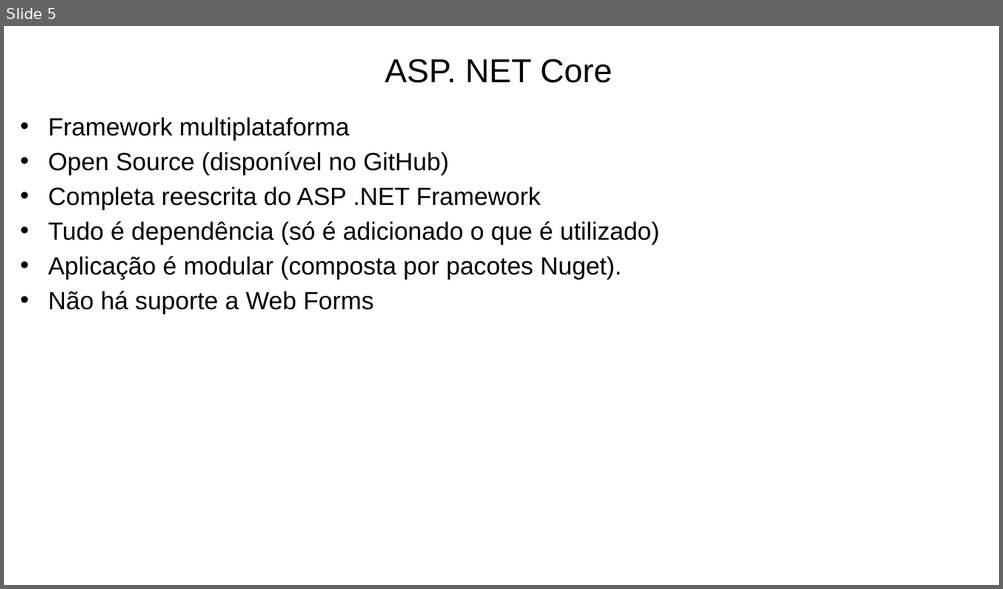
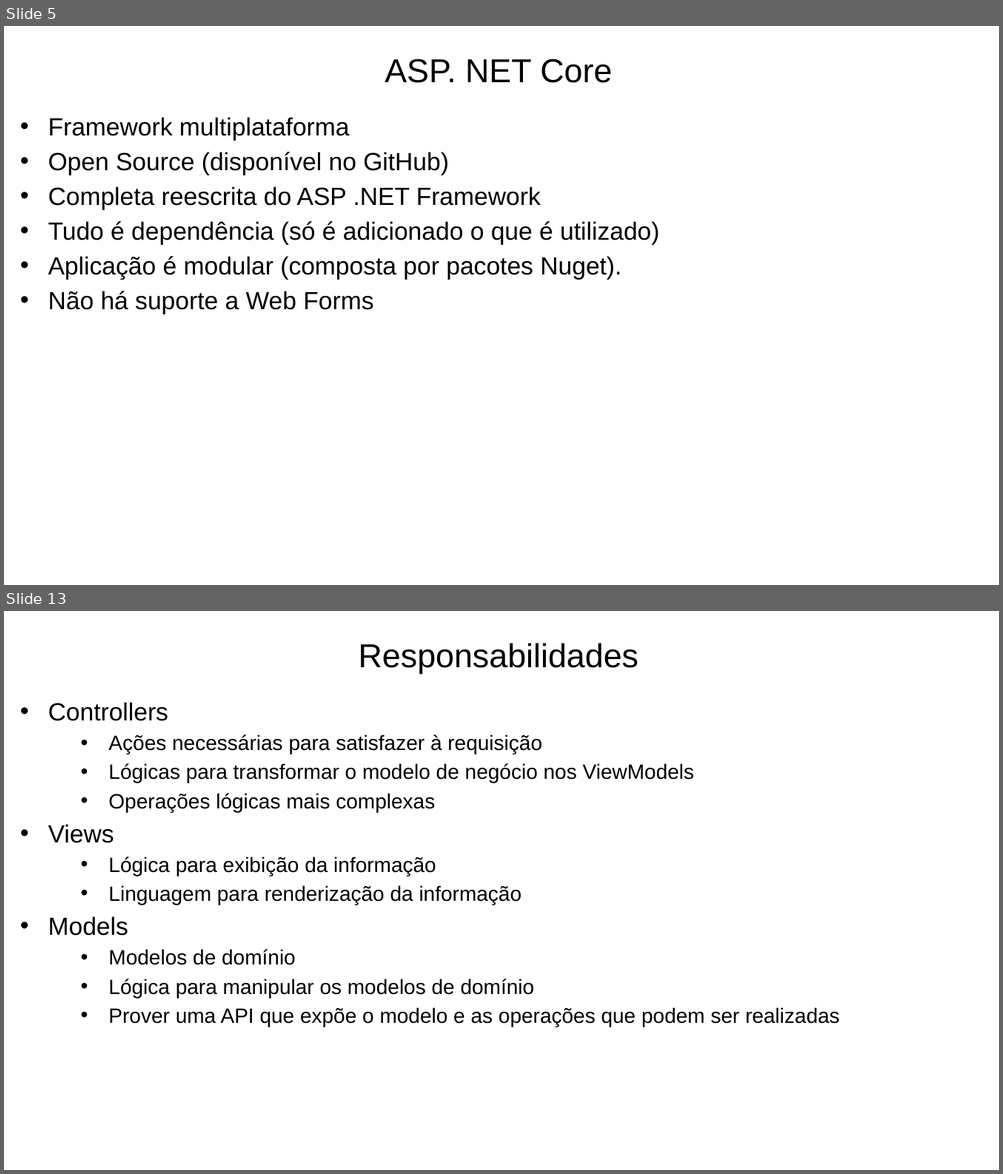
Before and after one commit to prodest/workshop-aspnet-core-mvc, a slide deck: workshop-aspnet-core-mvc.pptx. Shown one above the other, each under a label of ours: slide 5 before the commit, slides 5 and 13 after it; the slides between them are not shown. The pictures are 1003x589 and 1003x1174 pixels, drawn with LibreOffice and Linux fonts; fonts in the diff are those of the drawing; background and template pictures are left out. Boxes give left, top, right and bottom in pixels: in the first picture for what was removed or moved away, otherwise in the second. Text is boxed around its words. In the diff, an @@ line names an element or a change of style, - is before the commit and + after.

```diff
--- a/workshop-aspnet-core-mvc.pptx
+++ b/workshop-aspnet-core-mvc.pptx
@@ slide 13 added at [4,611,999,1170], background #FFFFFF @@
@@ text added at [358,643,639,674], 32 pt, text #000000 @@
+Responsabilidades
@@ text added at [48,702,839,1027], 20 pt, text #000000 @@
+• Controllers
+  • Ações necessárias para satisfazer à requisição
+  • Lógicas para transformar o modelo de negócio nos ViewModels
+  • Operações lógicas mais complexas
+• Views
+  • Lógica para exibição da informação
+  • Linguagem para renderização da informação
+• Models
+  • Modelos de domínio
+  • Lógica para manipular os modelos de domínio
+  • Prover uma API que expõe o modelo e as operações que podem ser realizadas
```
Also in this commit, not shown: 2 slides changed, 8 other slides added, 2 slides removed.
